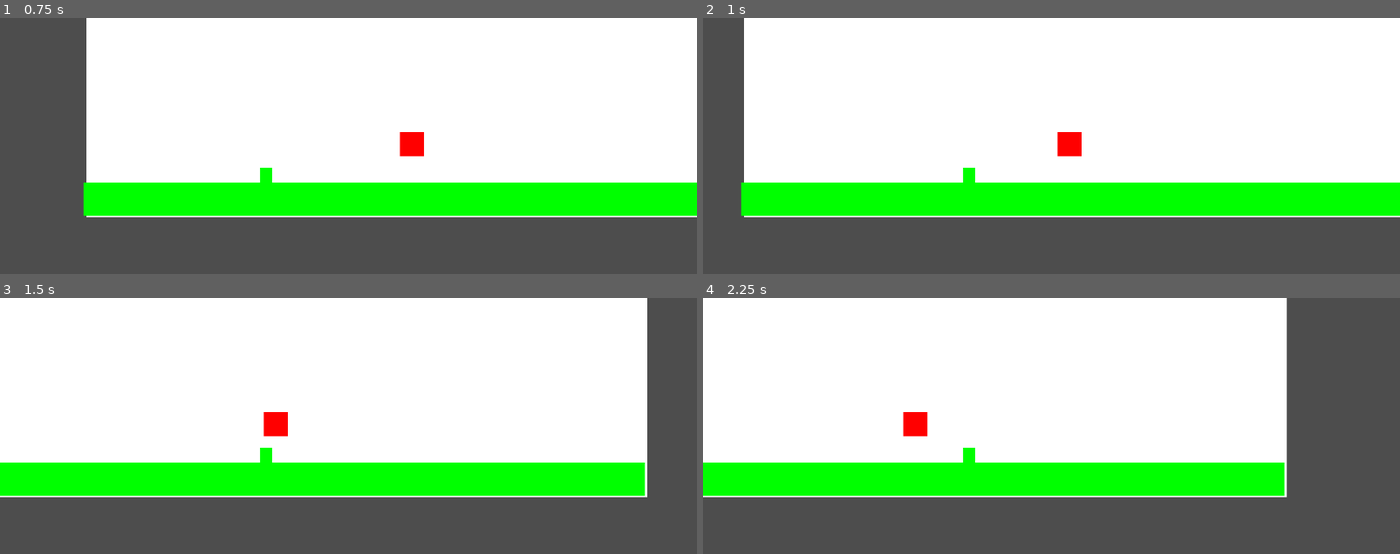
Above: before the commit, frames 1-4 (two rows, left to right).
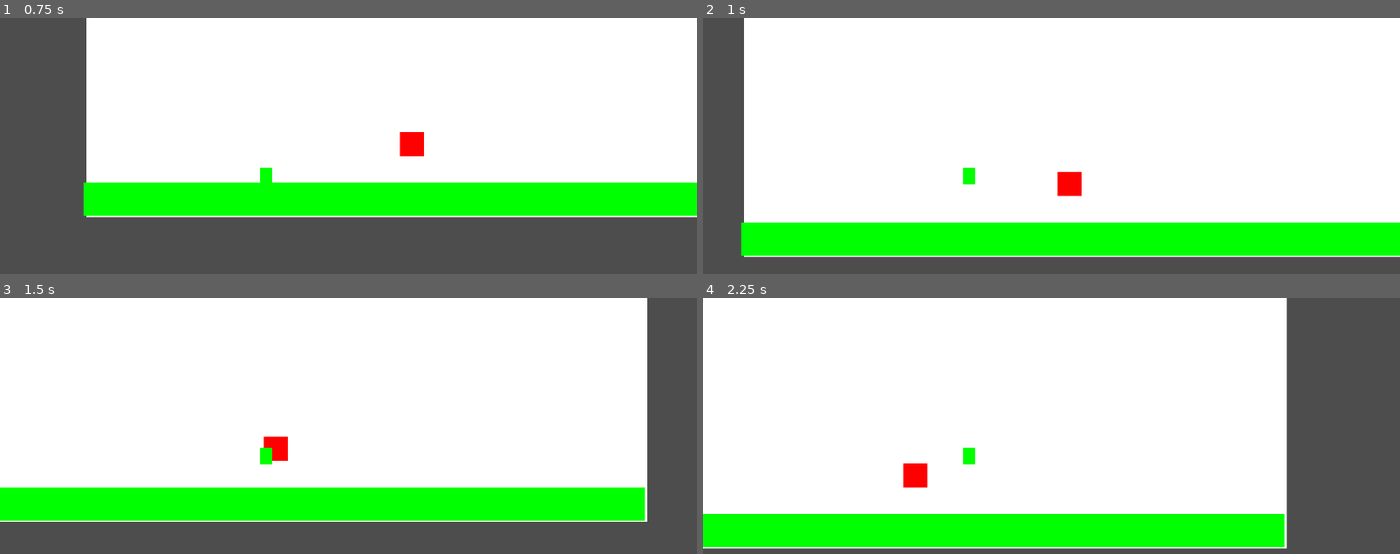
Above: after the commit, the same moments.

Repository: tahmed-sudo/Tabbys-digitech26
Game: Godot game, scene res://Level.tscn
The game is run twice, just before and just after one commit, with the same random seed, the same clock (stepped at 60 frames per second) and the same inputs. The project has no main scene, so this scene is started directly.
Inputs:
- Up to frame 1 (0.75 s): tap Enter (ui_accept, bound only before the commit) at 0.5, 0.6 s; hold Right (ui_right) from 0.53 s (still down)
- Up to frame 2 (1 s): keep holding Right (ui_right); tap Up (ui_accept, bound only after the commit) at 0.77, 0.8 s
- Up to frame 3 (1.5 s): keep holding Right (ui_right); tap Up (ui_accept, bound only after the commit) at 1.07, 1.35 s
- Up to frame 4 (2.25 s): tap Up (ui_accept, bound only after the commit) at 1.52, 1.82 s; tap Enter (ui_accept, bound only before the commit) at 1.55, 2.1 s; release Right (ui_right) at 2.03 s; hold Left (ui_left) from 2.03 s (still down)

Frame 1 is identical in both runs. In frame 2, 28% of the frame differs, in the area x 5-100%, y 44-94%; in frame 3, 19%; in frame 4, 29%, in the area x 0-84%, y 44-98%.

Commit message:
Added a jump variable

Diff:
--- a/tabbys-2026-game/player.gd
+++ b/tabbys-2026-game/player.gd
@@ -2,6 +2,7 @@
 
 const SPEED = 300.0
 const GRAVITY = 980.0
+const JUMP_VELOCITY = -400.0
 
 
 func _physics_process(delta: float) -> void:
@@ -12,6 +13,9 @@
 		velocity.x = direction * SPEED
 	else:
 		velocity.x = move_toward(velocity.x, 0, SPEED)
+	if Input.is_action_just_pressed("ui_accept"):
+		if is_on_floor():
+			velocity.y = JUMP_VELOCITY
 
 
 	move_and_slide()
--- a/tabbys-2026-game/project.godot
+++ b/tabbys-2026-game/project.godot
@@ -16,6 +16,11 @@
 
 [input]
 
+ui_accept={
+"deadzone": 0.5,
+"events": [Object(InputEventKey,"resource_local_to_scene":false,"resource_name":"","device":-1,"window_id":0,"alt_pressed":false,"shift_pressed":false,"ctrl_pressed":false,"meta_pressed":false,"pressed":false,"keycode":0,"physical_keycode":4194320,"key_label":0,"unicode":0,"location":0,"echo":false,"script":null)
+]
+}
 ui_left={
 "deadzone": 0.5,
 "events": [Object(InputEventKey,"resource_local_to_scene":false,"resource_name":"","device":-1,"window_id":0,"alt_press …(195 unchanged characters)…
